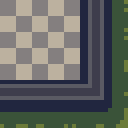
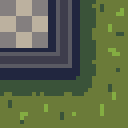
Comparing the layer stacks of the two 128x128 images. Changes:
painted on "herbe" over [0, 0, 128, 128]
painted on "Arrière-plan" over [0, 0, 112, 112]
